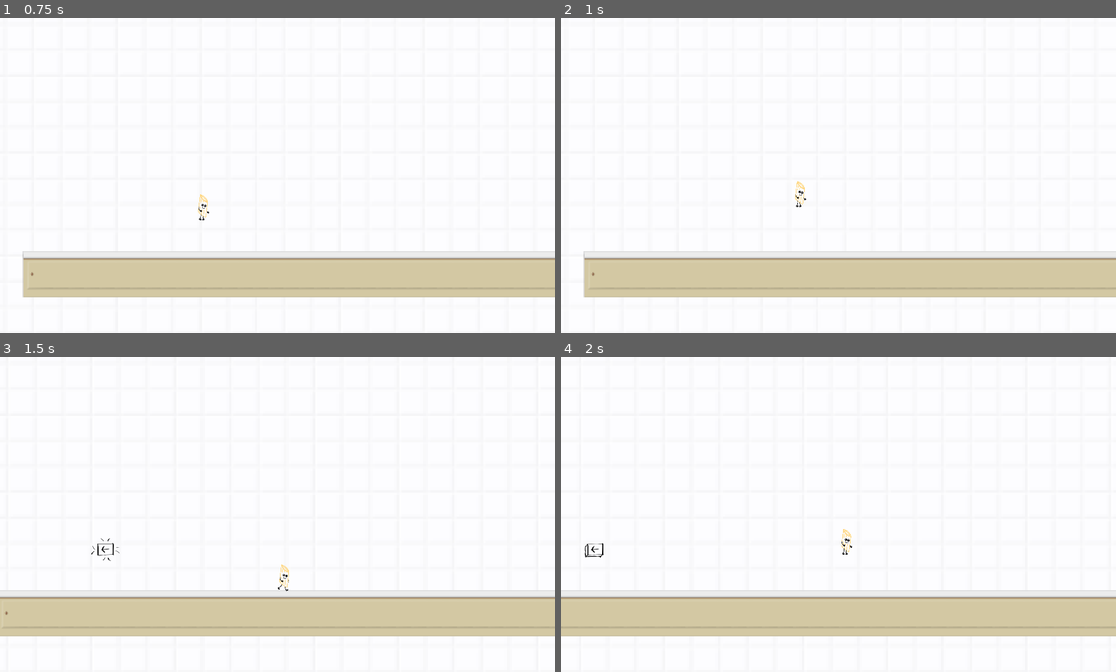
Above: before the commit, frames 1-4 (two rows, left to right).
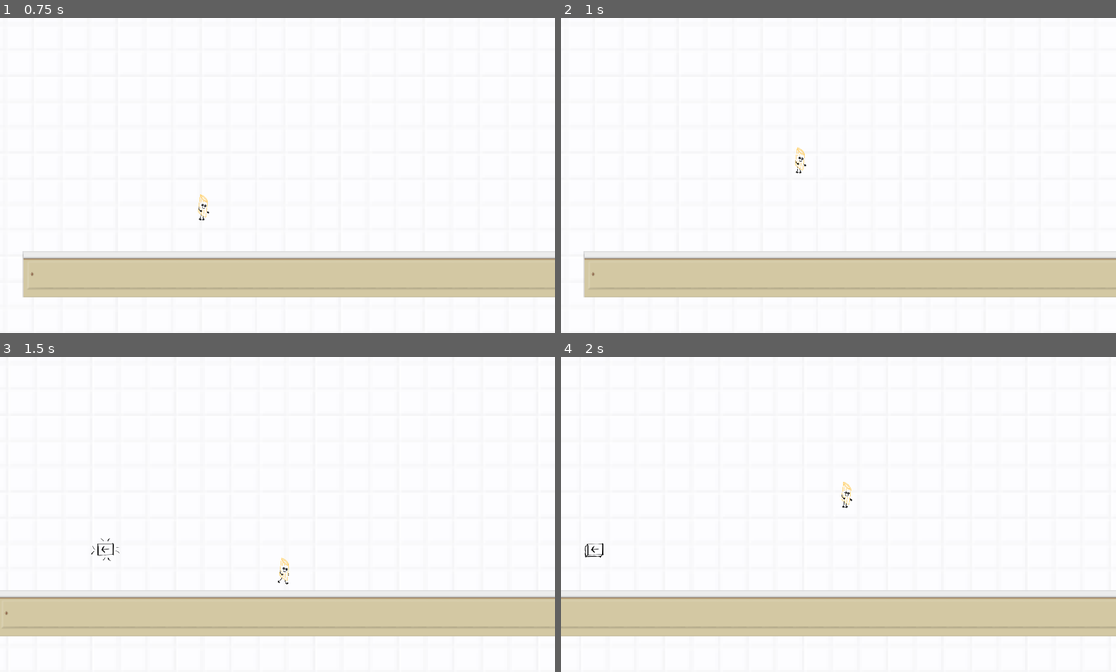
Above: after the commit, the same moments.

Repository: johannaeklundh/penneforyourlife
Game: Godot game, scene res://Assets/Scenes/Areas/area_1.tscn
Same seed, same stepped clock (60 frames per second), same inputs: the game is played once before the commit and once after it.
Inputs:
- Up to frame 1 (0.75 s): tap Enter at 0.5 s; hold Right (move_right) from 0.53 s (still down); tap Space (jump) at 0.6 s
- Up to frame 2 (1 s): keep holding Right (move_right); tap Space (jump) at 0.77 s
- Up to frame 3 (1.5 s): keep holding Right (move_right); tap Space (jump) at 1.07 s; tap E (interact) at 1.35 s
- Up to frame 4 (2 s): keep holding Right (move_right); tap Space (jump) at 1.52, 1.55, 1.82 s

Frame 1 is identical in both runs. In frame 2, 0.1% of the frame differs, in the area x 42-45%, y 40-61%; in frame 3, 0.1%; in frame 4, 0.1%, in the area x 50-53%, y 39-63%.

Commit message:
added doublejump

Diff:
--- a/Assets/Scripts/player_controller.gd
+++ b/Assets/Scripts/player_controller.gd
@@ -3,6 +3,7 @@
 
 @export var speed = 10.0
 @export var jump_power = 10.0
+@export var max_jumps := 2   # <-- how many jumps allowed (2 = double jump)
 
 var speed_multiplier = 30.0
 var jump_mulitplier = -30.0
@@ -10,6 +11,7 @@
 var direction = 0.0
 #const SPEED = 300.0
 #const JUMP_VELOCITY = -400.0
+var jumps_left := max_jumps
 
 
 func _physics_process(delta: float) -> void:
@@ -17,12 +19,17 @@
 	if not is_on_floor():
 		velocity += get_gravity() * delta
 
+	# Reset jumps when touching the floor
+	if is_on_floor():
+		jumps_left = max_jumps
+
 	# Handle jump.
-	if Input.is_action_just_pressed("jump") and is_on_floor():
+	if Input.is_action_just_pressed("jump") and jumps_left > 0:
 		velocity.y = jump_power *jump_mulitplier
+		jumps_left -= 1
 
-	# Get the input direction and handle the movement/deceleration.
-	# As good practice, you should replace UI actions with custom gameplay actions.
+
+	# Handle movement
 	direction = Input.get_axis("move_left", "move_right")
 	if direction:
 		velocity.x = direction * speed * speed_multiplier
